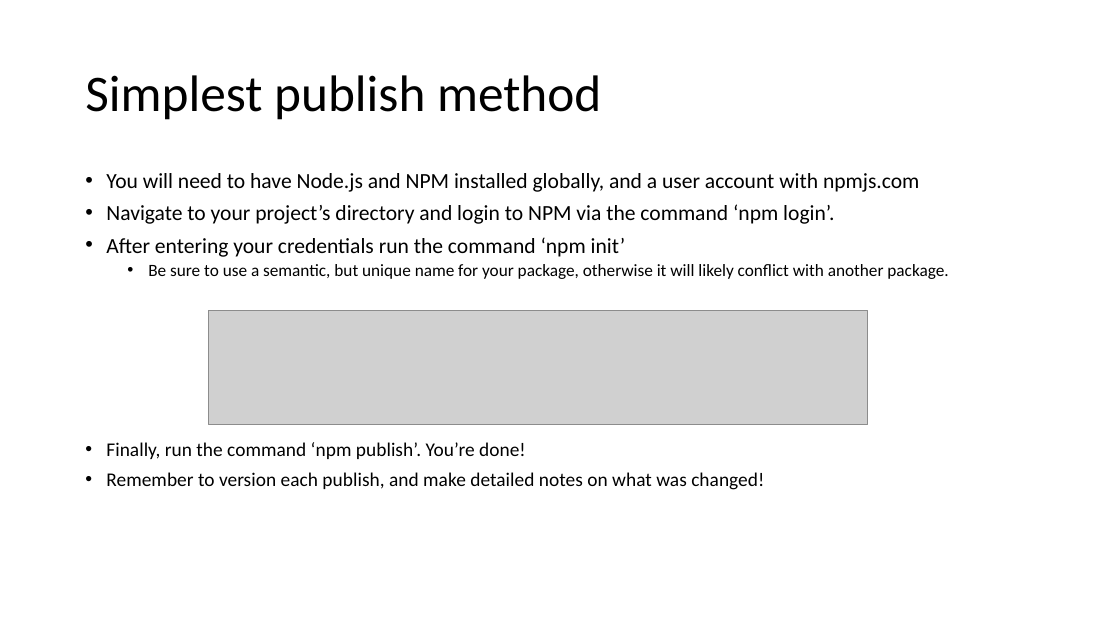
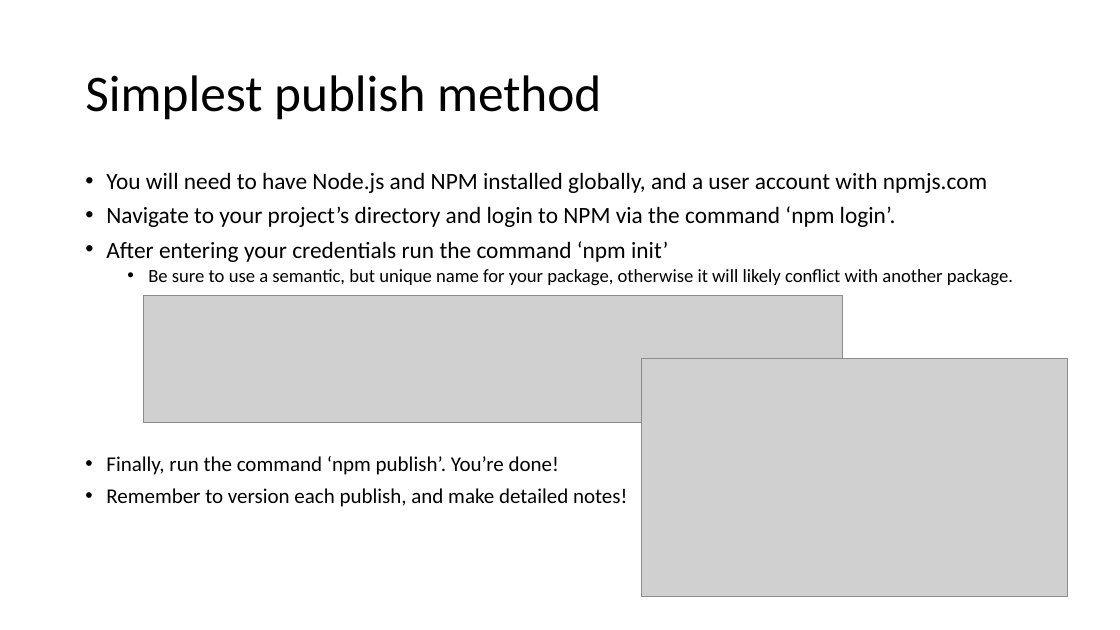
Before and after one commit to ctrachte/publishing-to-npm, a slide deck: slide 4 of npm.pptx. Drawn at 1120x630 pixels with LibreOffice and Linux fonts; fonts in the diff are those of the drawing; grey boxes stand for pictures. Boxes give left, top, right and bottom in pixels: in the first picture for what was removed or moved away, otherwise in the second. Text is boxed around its words. In the diff, an @@ line names an element or a change of style, - is before the commit and + after.

Commit message:
updated ppt

```diff
--- a/npm.pptx
+++ b/npm.pptx
@@ text at bbox=[106, 172, 1013, 475]: size 18.5 to 20 pt in "You will need to have Node.js and ...", "Navigate to your project’s directory and login ...", "After entering your credentials run the command ..."; size 14.8 to 16 pt in "Be sure to use a semantic, but ..."; size 16.6 to 18 pt in "Finally, run the command ‘npm publish’. You’re ..." @@
@@ picture: place and size @@
-picture at bbox=[208, 310, 867, 424]
+picture at bbox=[144, 295, 843, 423]
@@ picture added at bbox=[641, 359, 1067, 597] @@
@@ text at bbox=[106, 488, 627, 507]: text changed; size 16.6 to 18 pt @@
-• Remember to version each publish, and make detailed notes on what was changed!
+• Remember to version each publish, and make detailed notes!
```
